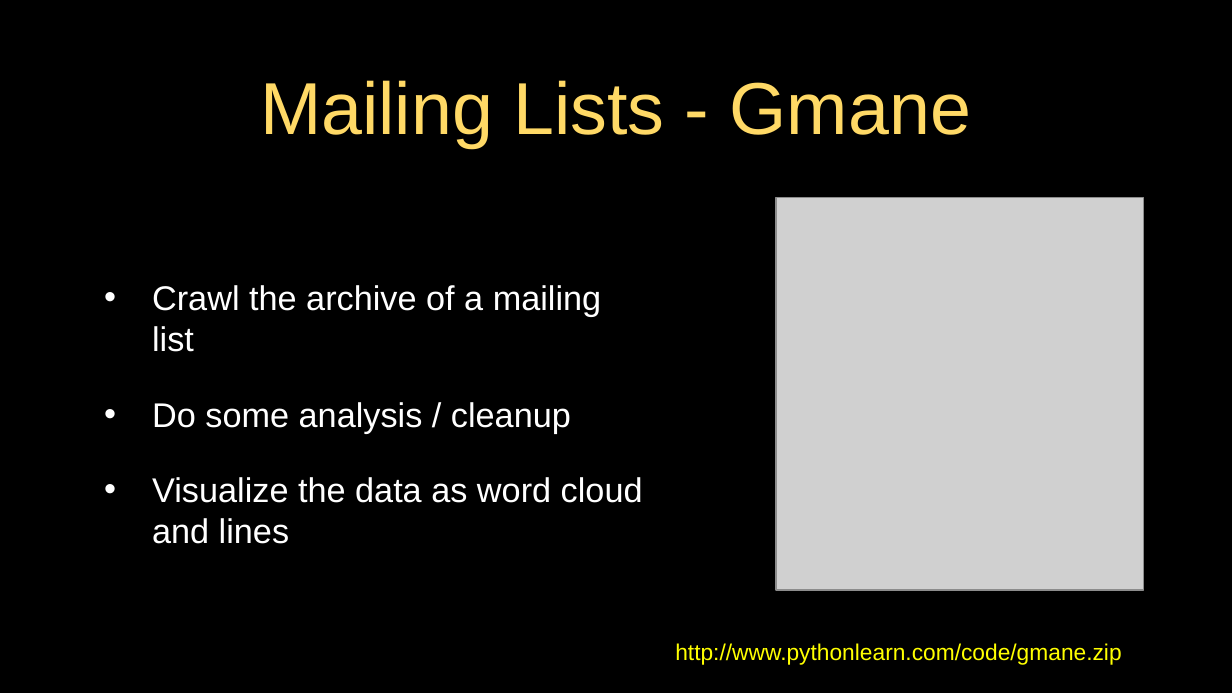
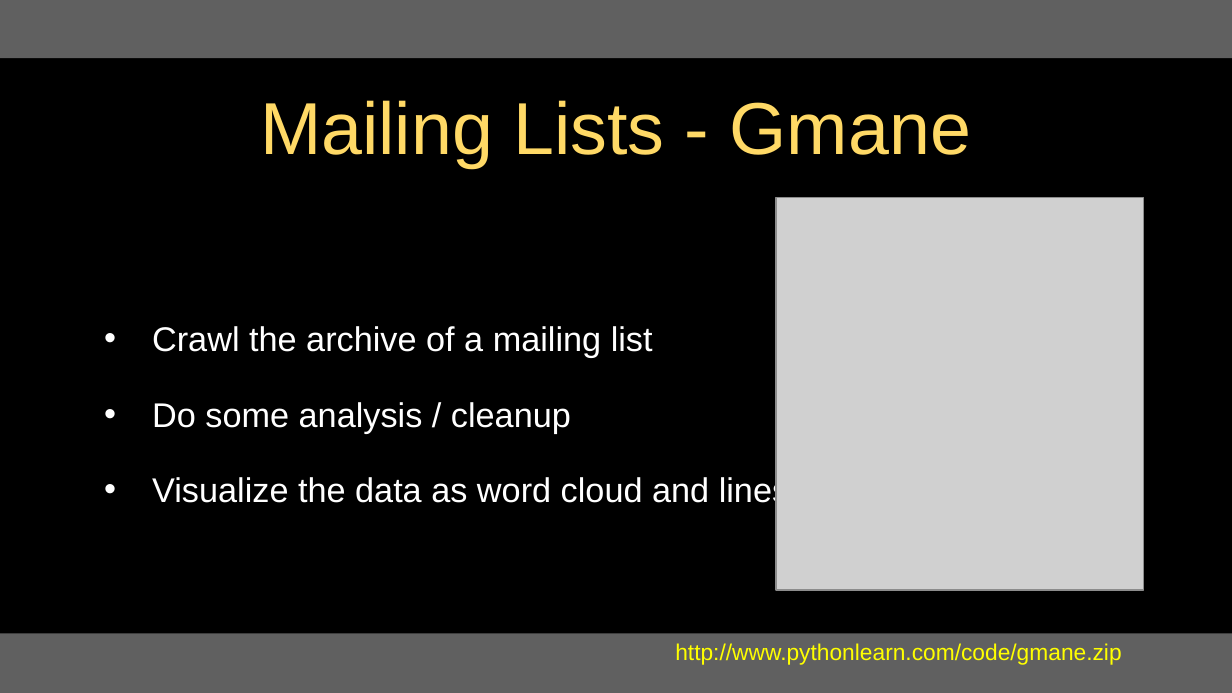
Before and after one commit to csev/py4e, a slide deck: slide 16 of lectures3/Pythonlearn-16-Data-Viz.pptx. Drawn at 1232x693 pixels with LibreOffice and Linux fonts; fonts in the diff are those of the drawing; grey boxes stand for pictures. Boxes give left, top, right and bottom in pixels: in the first picture for what was removed or moved away, otherwise in the second. Text is boxed around its words. In the diff, an @@ line names an element or a change of style, - is before the commit and + after.

```diff
--- a/lectures3/Pythonlearn-16-Data-Viz.pptx
+++ b/lectures3/Pythonlearn-16-Data-Viz.pptx
@@ rectangle added at (0,0,1232,58), fill #606060 @@
@@ title "Mailing Lists - Gmane": place and size @@
-title "Mailing Lists - Gmane" at (260,80,971,148)
+title "Mailing Lists - Gmane" at (260,100,971,168)
@@ text "Crawl the archive of a ..." rewrapped from (152,285,643,544) to (152,326,789,508) @@
@@ rectangle added at (0,633,1232,692), fill #606060 @@
```
Also in this commit, not shown: 18 other slides changed, 14 other files.
